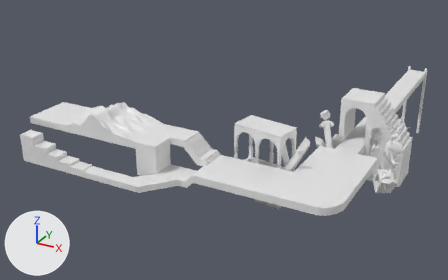
Before and after pictures for a commit that changed the glTF model public/pfa.glb.
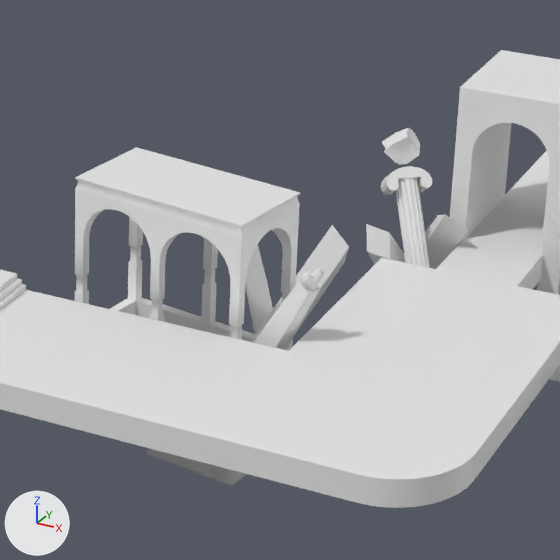
The first picture shows the older version from a camera (50 mm lens) standing at (11.4, -30.5, 17.3) and looking at (-11.7, 11.7, -3.8). The close-ups show both versions on the part from 48% to 82% of the width and 26% to 82% of the height of that picture; other places that the commit changed are outside them. The lights are fixed; the arrows at lower left show +X, +Y and +Z. Where no turn or scale is listed for an object, it has been applied to the vertices. Vertices at the same position are counted once.

In view in the first close-up: 'batiment', 'batiment-decor', 'pierre', 'pilone', 'pilone-top', 'rock', 'rock.001', 'rock.002', 'rock.003', 'sol-beau.002', 'totem'.
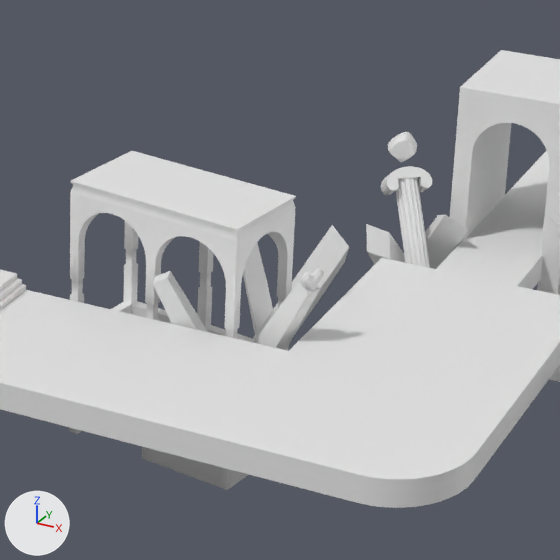
Changed parts and their boxes [x1, y1, x2, y2] in the close-ups (560 x 560 px):
'batiment-decor', moved: before [75, 147, 300, 485]; after [69, 151, 296, 490]
'totem.001', added: after [153, 271, 208, 332]
'pierre', reshaped (23% narrower, 18% shorter): before [382, 128, 420, 165]; after [388, 132, 417, 162]

Diff of the bpy script that builds the scene:
```diff
--- a/public/pfa.glb.py
+++ b/public/pfa.glb.py
@@ me_cube_005 @@
 # used by ob_pierre; location = (-2.51, 10.24, 0.73)
-me_cube_005.from_pydata(...)  # 26 vertices, 48 faces; spans x -0.449..0.415, y -0.236..0.448, z -0.386..0.344
+me_cube_005.from_pydata(...)  # 98 vertices, 192 faces; spans x -0.306..0.324, y -0.183..0.362, z -0.319..0.273
+# me_cube_005 part 1: the whole mesh is rebuilt
@@ ob_batiment_decor @@
 ob_batiment_decor = bpy.data.objects.new('batiment-decor', me_cube_009)
-ob_batiment_decor.location = (-4.1, 5.1, -0.04)
+ob_batiment_decor.location = (-4.1, 4.9, -0.04)
@@ ob_totem_001 @@
+ob_totem_001 = bpy.data.objects.new('totem.001', me_cube_008)
+ob_totem_001.location = (-4.37, 4.0, -1.01)
+ob_totem_001.rotation_euler = (0.0, 0.0, -2.583)  # degrees (0, 0, -148)
```
